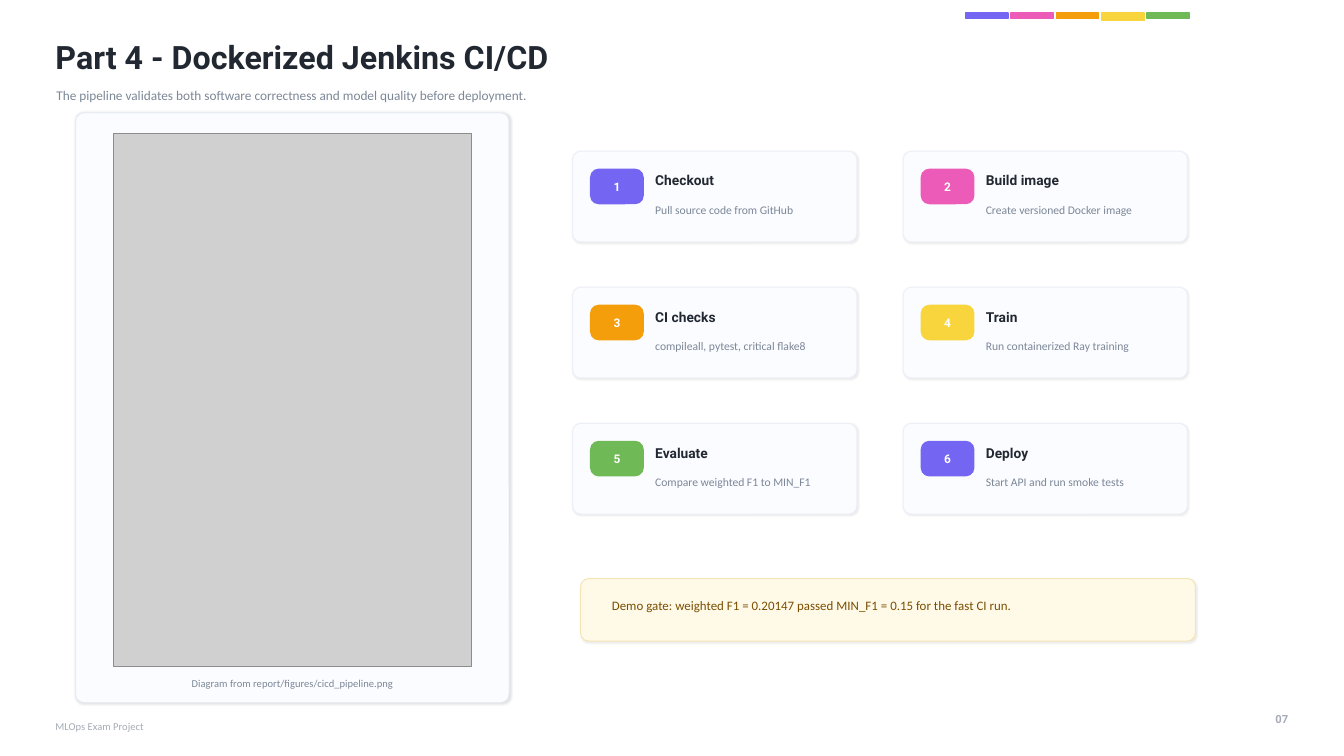
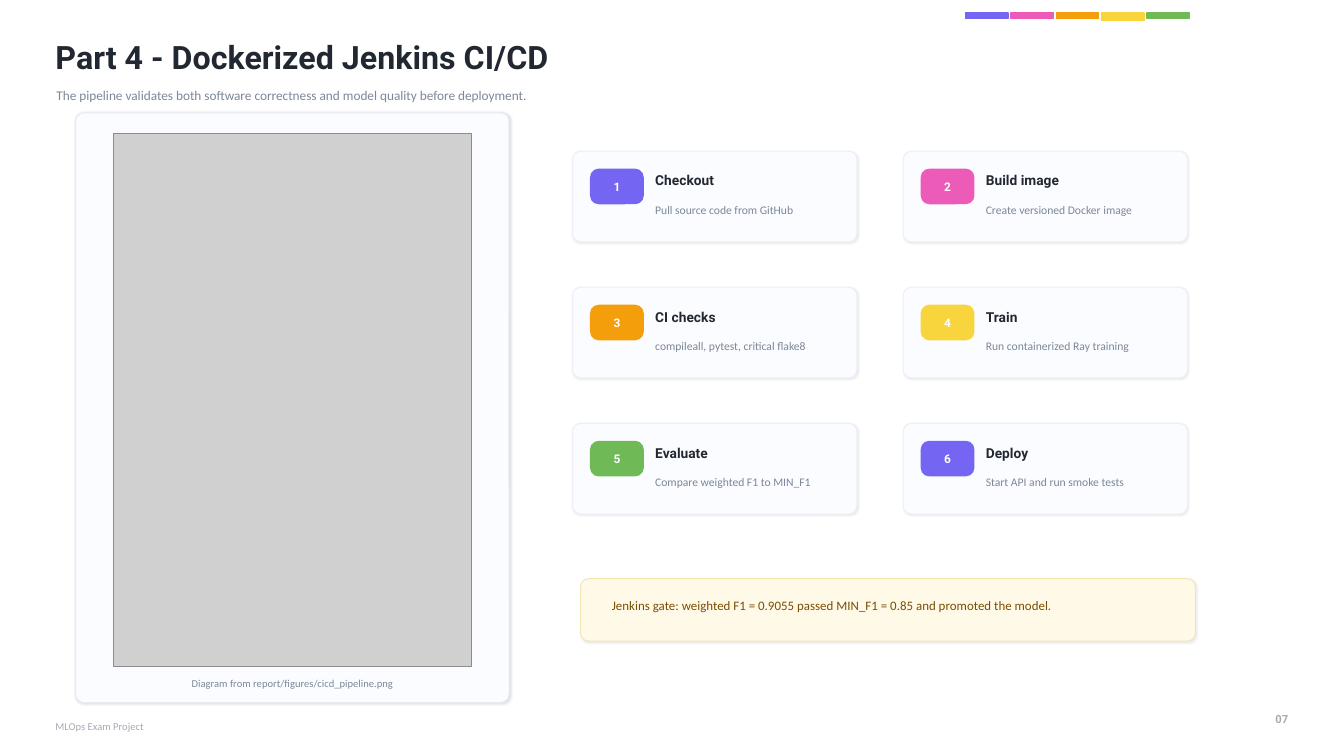
Before and after one commit to AyoubMoutik/mlops-project, a slide deck: slide 7 of report/mlops_project_presentation.pptx. Drawn at 1344x756 pixels with LibreOffice and Linux fonts; fonts in the diff are those of the drawing; grey boxes stand for pictures. Boxes give left, top, right and bottom in pixels: in the first picture for what was removed or moved away, otherwise in the second. Text is boxed around its words. In the diff, an @@ line names an element or a change of style, - is before the commit and + after.

Commit message:
Improve model training and update reporting evidence

```diff
--- a/report/mlops_project_presentation.pptx
+++ b/report/mlops_project_presentation.pptx
@@ text at <box>612,601,1052,613</box>: text changed @@
-Demo gate: weighted F1 = 0.20147 passed MIN_F1 = 0.15 for the fast CI run.
+Jenkins gate: weighted F1 = 0.9055 passed MIN_F1 = 0.85 and promoted the model.
```
Also in this commit, not shown: 2 other slides changed, 20 other files.
